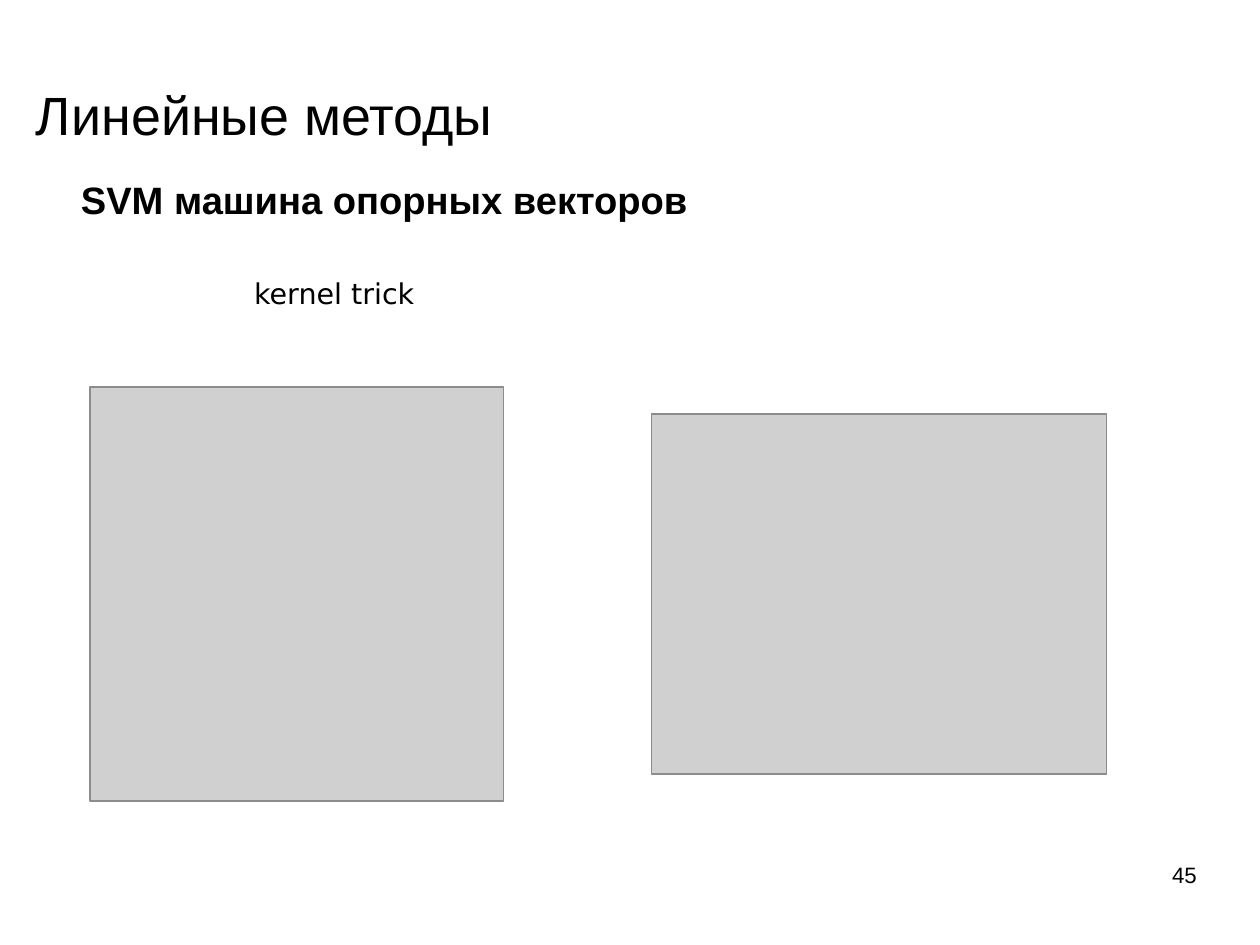
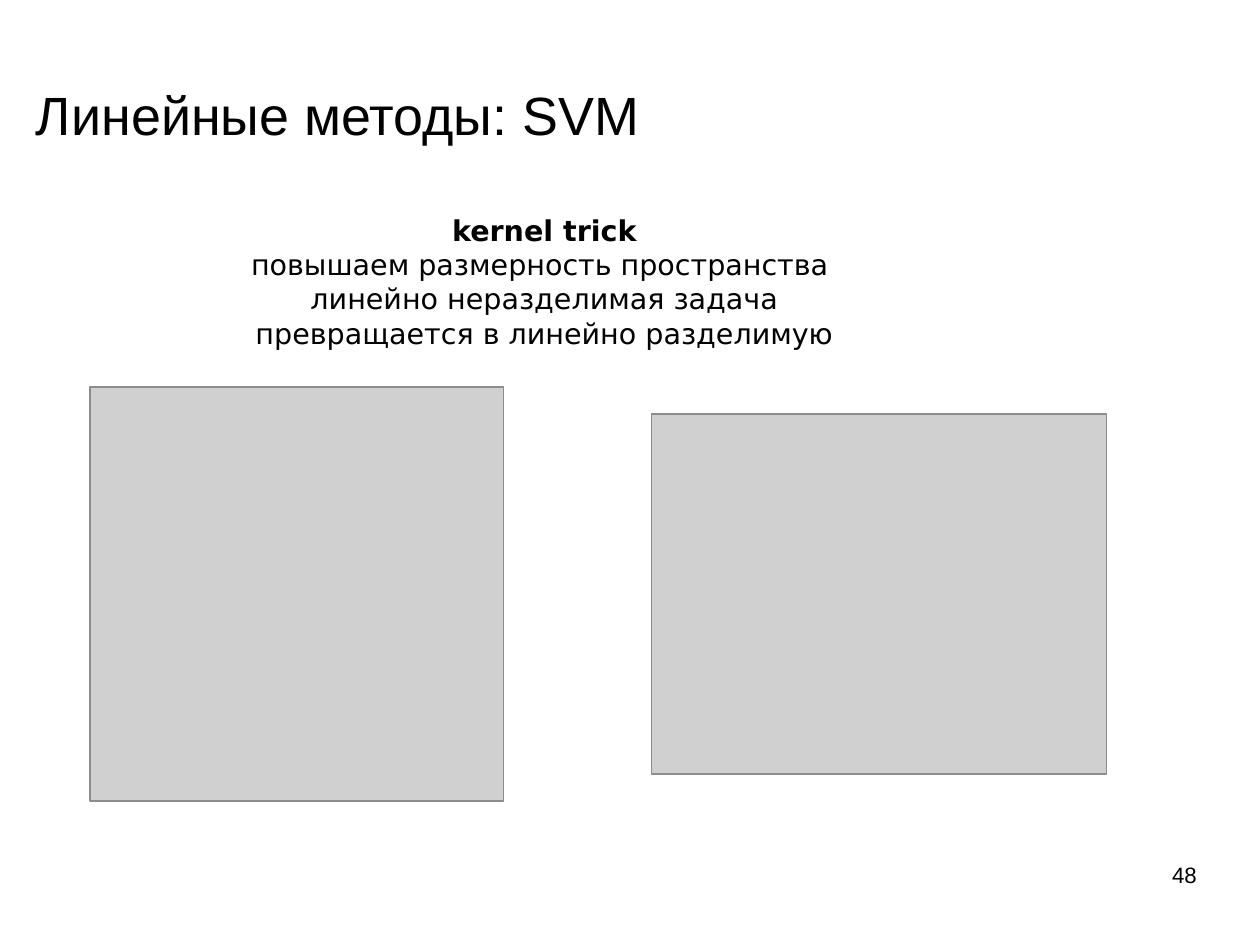
Before and after one commit to mechanoid5/ml_lectorium_legacy, a slide deck: slide 48 of 09-linear.odp (slide 45 before the commit). Drawn at 1260x945 pixels with LibreOffice and Linux fonts; fonts in the diff are those of the drawing; grey boxes stand for pictures; background and template pictures are left out. Boxes give left, top, right and bottom in pixels: in the first picture for what was removed or moved away, otherwise in the second. Text is boxed around its words. In the diff, an @@ line names an element or a change of style, - is before the commit and + after.

```diff
--- a/09-linear.odp
+++ b/09-linear.odp
@@ title at (36, 95, 639, 145): text changed @@
-Линейные методы
+Линейные методы: SVM
@@ text removed at (81, 187, 687, 222) @@
-SVM машина опорных векторов
@@ text added at (251, 219, 832, 350), 18 pt, text #000000 @@
+kernel trick
+повышаем размерность пространства
+линейно неразделимая задача
+превращается в линейно разделимую
@@ text removed at (254, 282, 414, 305) @@
-kernel trick
@@ page number at (1172, 867, 1197, 884): text changed @@
-45
+48
```
Also in this commit, not shown: 3 other slides changed, 5 slides added, 1 slide removed, 1 other file.
